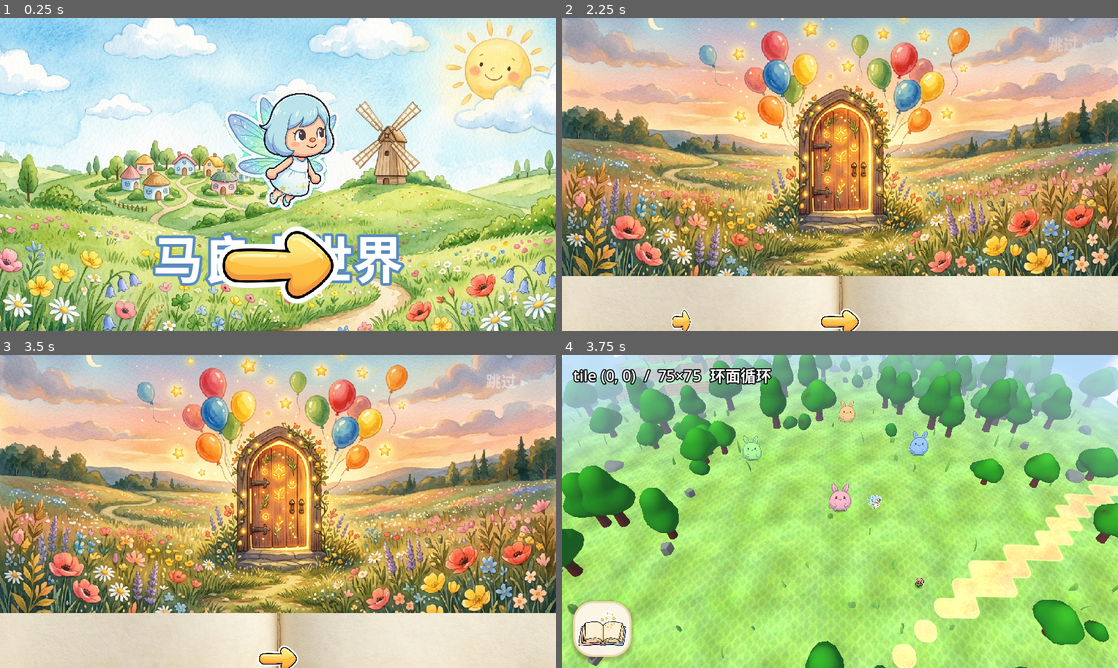
Above: before the commit, frames 1-4 (two rows, left to right).
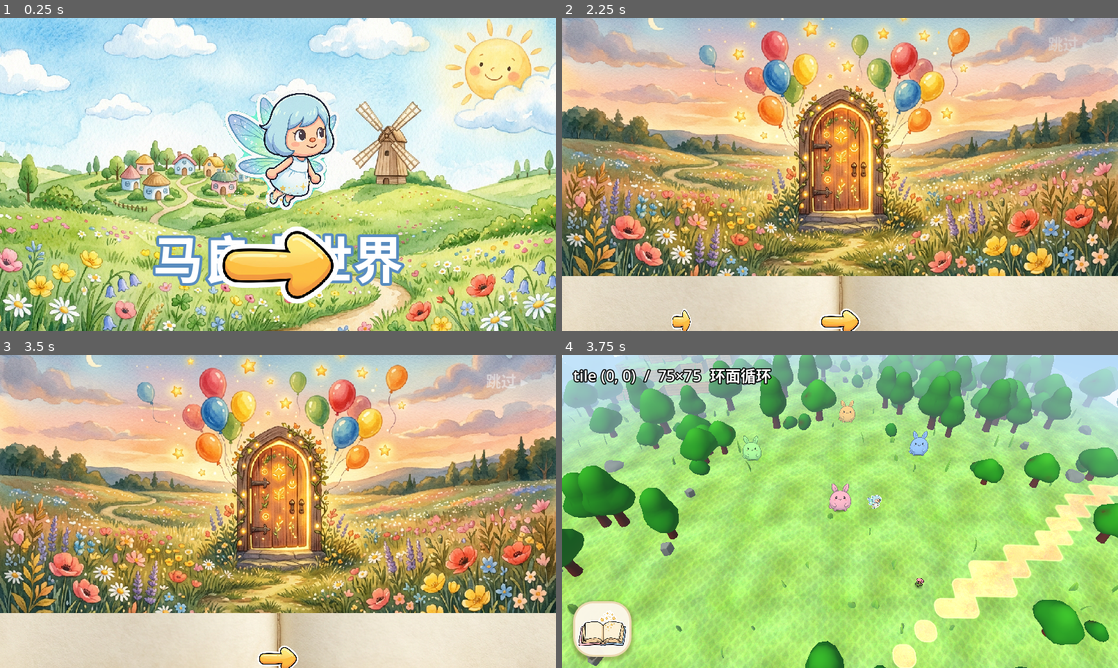
Above: after the commit, the same moments.

Repository: hoveychen/maliang
Game: Godot game, scene res://menu.tscn
Same seed, same stepped clock (60 frames per second), same inputs: the game is played once before the commit and once after it. Sound files missing from this copy of the repository are replaced by a short silence.
Inputs (mouse positions are in pixels of both pictures, inside the frame that each line leads up to):
- Up to frame 1 (0.25 s): no input
- Up to frame 2 (2.25 s): tap Enter (ui_accept) at 0.5, 0.77, 1.07 s; move the mouse to (962, 158) at 0.52 s; hold Right (ui_right) 0.53-1.25 s; click (962, 158) at 0.67 s; click (840, 321) at 1.25 s; click (840, 321) at 2 s
- Up to frame 3 (3.5 s): click "跳过 ▸" at 2.75 s
- Up to frame 4 (3.75 s): tap Enter (ui_accept) at 3.5 s; drag from (728, 527) to (812, 574) at 3.52 s

Frames 1-3 are identical in both runs. In frame 4, less than 0.1% of the frame differs, in the area x 10-100%, y 0-75%.

Commit message:
perf(sdf): 可动物件三刀——壳密度 0.6(顶点≈36%)+吸附迭代 uniform 化(移动端主壳2/描边壳1,桌面4/4 观感不变)+天空 TIME 换 CPU 步进 cloud_offset(radiance 不再逐帧重烘)；真机隐藏 7 物件 100ms→24.8ms 坐实顶点吸附是成本主轴

Diff:
--- a/scripts/sdf_prop.gd
+++ b/scripts/sdf_prop.gd
@@ -8,6 +8,14 @@
 ## 见 sdf_field.gdshaderinc 的 apply_bend）；尺寸在 spec 里改。
 
 const CULL_MARGIN := 220.0  ## 与 chunk_manager 一致：world-bend 位移大，防误剔除
+
+## 可动物件壳密度：顶点吸附（snap_iters 次全基本体场求值/顶点/帧 × 主+描边两 pass）
+## 是真机成本主轴——隐藏 7 个物件 100ms→24.8ms。0.6 档顶点数 ≈ 36%，梯度法线保平滑；
+## 可动物件屏占比大于树，比烘焙布景的 0.34 档保守。
+const SHELL_DENSITY := 0.6
+## 吸附迭代数（主壳/描边壳）：移动端 2/1 已收敛，桌面 4/4 观感与旧版完全一致。
+static var _snap_iters_main := 2 if OS.has_feature("mobile") else 4
+static var _snap_iters_outline := 1 if OS.has_feature("mobile") else 4
 
 static var _shell_shader: Shader = null
 static var _outline_shader: Shader = null
@@ -52,7 +60,7 @@
 	prims = rig.prims
 	meta = rig.meta
 
-	mesh = SdfMeshBuilder.build(prims)
+	mesh = SdfMeshBuilder.build(prims, SHELL_DENSITY)
 	extra_cull_margin = CULL_MARGIN
 
 	if _shell_shader == null:
@@ -61,11 +69,13 @@
 	var main := ShaderMaterial.new()
 	main.shader = _shell_shader
 	main.set_shader_parameter("color_k", cfg.color_k)
+	main.set_shader_parameter("snap_iters", _snap_iters_main)
 	_mats = [main]
 	if cfg.outline > 0.0:
 		var outline := ShaderMaterial.new()
 		outline.shader = _outline_shader
 		outline.set_shader_parameter("outline_width", cfg.outline)
+		outline.set_shader_parameter("snap_iters", _snap_iters_outline)
 		main.next_pass = outline
 		_mats.append(outline)
 	for m in _mats:
--- a/scripts/world.gd
+++ b/scripts/world.gd
@@ -253,6 +253,22 @@
 ## 白天动态天空：渐变 + 卡通云漂移 + 太阳光晕（shaders/sky_day.gdshader）。
 ## ambient 走纯色源不依赖天空 radiance，radiance 取最小档 + 仅材质变更时重烘
 ## （REALTIME 档强制 256 且逐帧重烘，安卓平板不划算；本世界高粗糙度+关高光，反射用不上）。
+## 云漂移相位步进（0.25s 一步，视觉无感）：sky shader 不用 TIME（会触发 radiance
+## 逐帧重烘，见 sky_day.gdshader 头注释），由这里按材质 wind 参数积分 cloud_offset
+## ——wind 从材质读而非常量，QA 用 WIND_X 放大风速的截帧脚本仍然生效。
+const SKY_STEP := 0.25
+var _sky_step_t := 0.0
+var _sky_offset := Vector2.ZERO
+
+func _step_sky(delta: float) -> void:
+	_sky_step_t += delta
+	if _sky_step_t < SKY_STEP:
+		return
+	var m := _env.sky.sky_material as ShaderMaterial
+	_sky_offset += (m.get_shader_parameter("wind") as Vector2) * _sky_step_t
+	m.set_shader_parameter("cloud_offset", _sky_offset)
+	_sky_step_t = 0.0
+
 func _make_day_sky() -> Sky:
 	var noise := FastNoiseLite.new()
 	noise.seed = 7
@@ -815,6 +831,7 @@
 	# （RENDER_RADIUS 110 > 最高补偿后的可见地面半径 ~103，不会露出 chunk 边缘）
 	_env.fog_depth_begin = FOG_DEPTH_BEGIN + _cur_focus_y
 	_env.fog_depth_end = FOG_DEPTH_END + _cur_focus_y
+	_step_sky(delta)
 	_update_camera()
 	tp = _prof_lap(tp, "cam")
 	chunk_manager.update(focus_logical)
--- a/shaders/sky_day.gdshader
+++ b/shaders/sky_day.gdshader
@@ -13,7 +13,11 @@
 uniform float zenith_y = 0.35;     // 渐变到天顶色的 EYEDIR.y
 uniform sampler2D cloud_tex : hint_default_black, filter_linear_mipmap, repeat_enable; // 无缝 FBM 噪声
 uniform float cloud_scale = 0.9;   // 云 uv 缩放（穹顶投影）
-uniform vec2 wind = vec2(0.006, 0.0015); // 云漂移速度（uv/秒），非零 = 动态
+uniform vec2 wind = vec2(0.006, 0.0015); // 云漂移速度（uv/秒），非零 = 动态（world 按它积分 cloud_offset）
+// 云漂移相位：由 world 每 ~0.25s 步进（wind × 累计时间）。不要在本 shader 里用 TIME——
+// sky shader 一沾 TIME，radiance 环境贴图就逐帧重烘（多出整条渲染 pass），
+// 老 Mali 驱动上 pass 切换/同步开销极大；CPU 节流步进视觉无感且 radiance 只按需重烘。
+uniform vec2 cloud_offset = vec2(0.0);
 uniform float cloud_coverage = 0.52; // 噪声高于此值成云（调低云更多）
 uniform float cloud_softness = 0.18; // 云边过渡宽度（卡通软边）
 uniform vec3 cloud_color : source_color = vec3(1.0, 1.0, 1.0);
@@ -40,7 +44,7 @@
 	col = mix(col, sun_color, smoothstep(1.0 - sun_disc_size, 1.0 - sun_disc_size * 0.45, sun_amt));
 
 	// 卡通云：穹顶投影（分母 y+1.35 无奇点，负 y 带照样有云），无缝噪声 + 风漂移
-	vec2 uv = EYEDIR.xz * cloud_scale / (y + 1.35) + TIME * wind;
+	vec2 uv = EYEDIR.xz * cloud_scale / (y + 1.35) + cloud_offset;
 	float n = texture(cloud_tex, uv).r;
 	float cl = smoothstep(cloud_coverage, cloud_coverage + cloud_softness, n);
 	cl *= smoothstep(horizon_y, horizon_y + 0.22, y); // 近地平线的云融进雾带
Not shown, changed: shaders/sdf_field.gdshaderinc
